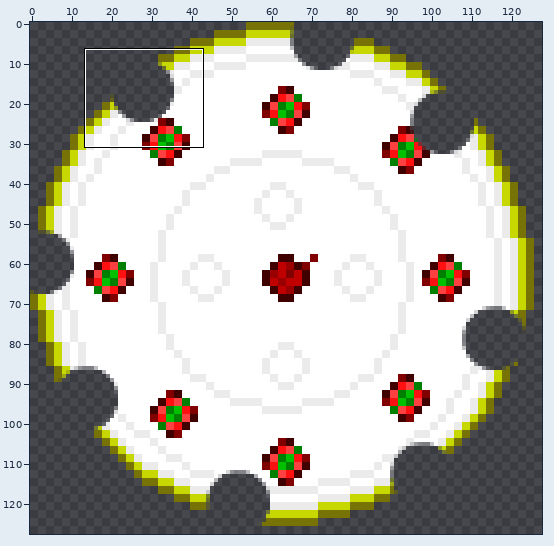
File history of a sprite sheet, Proyecto_Software_II.gmx/sprites/images/sprite1_1.png. The picture above shows the old version from afar; the outline marks the close-up.
Close-up. First the earlier version:
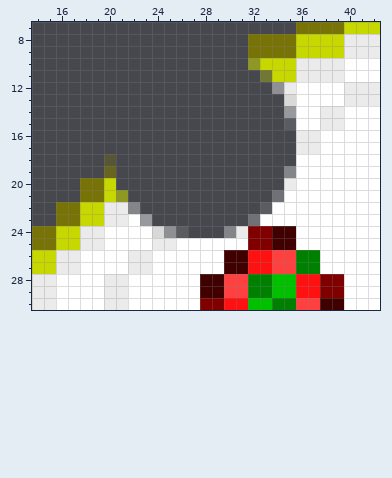
The file is 128x128 pixels. Colours within 5 levels of each other are drawn and written as one. Shown: x 14..42, y 7..30. The commit also changed other parts of the picture, which this record leaves out.
And afterwards:
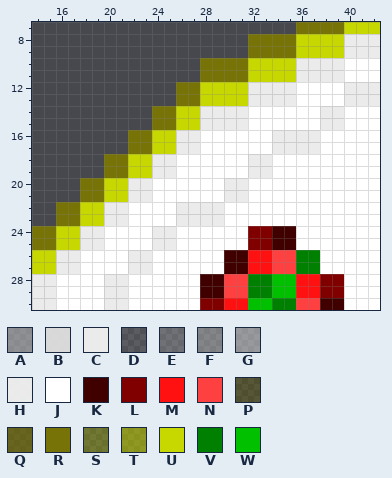
Palette (. is transparent): A #ebebeb71  B #ebebebe3  C #ebebeb  D #ffffff1c  E #ffffff39  F #ffffff55  G #ffffff71  H #ffffffe3  J #ffffff  K #400000  L #800000  M #ff1111  N #ff4040  P #78730755  Q #787307aa  R #787307  S #c7d70055  T #c7d7008e  U #c7d700  V #008000  W #00c000
Changes in this commit:
@@ x 18..37 @@
  9 ..............RRRRUU
-10 ..............TUUUCC
-11 ...............SUUCC
-12 ................ACJJ
-13 .................BJJ
-14 .................GJJ
-15 .................DJJ
-16 ..................CC
-17 ..................CC
-18 ..P...............JJ
-19 ..Q..............FJJ
-20 RRU..............HJJ
-21 RRUT............EJJJ
-22 UUCCF..........DJJJJ
-23 UUCCJG........EJJJJJ
-24 CCJJJJBAD...FHLLKKJJ
+10 ..........RRRRUUUUCC
+11 ..........RRRRUUUUCC
+12 ........RRUUUUCCCCJJ
+13 ........RRUUUUCCCCJJ
+14 ......RRUUCCCCJJJJJJ
+15 ......RRUUCCCCJJJJJJ
+16 ....RRUUCCJJJJJJCCCC
+17 ....RRUUCCJJJJJJCCCC
+18 ..RRUUCCJJJJJJCCJJJJ
+19 ..RRUUCCJJJJJJCCJJJJ
+20 RRUUCCJJJJJJCCJJJJJJ
+21 RRUUCCJJJJJJCCJJJJJJ
+22 UUCCJJJJCCCCJJJJJJJJ
+23 UUCCJJJJCCCCJJJJJJJJ
+24 CCJJJJCCJJJJJJLLKKJJ
 25 CCJJJJCCJJJJJJLLKKJJ
Where, in picture pixels (left, top, right, bottom), the same in both close-ups:
changed: (104, 58, 296, 238)
